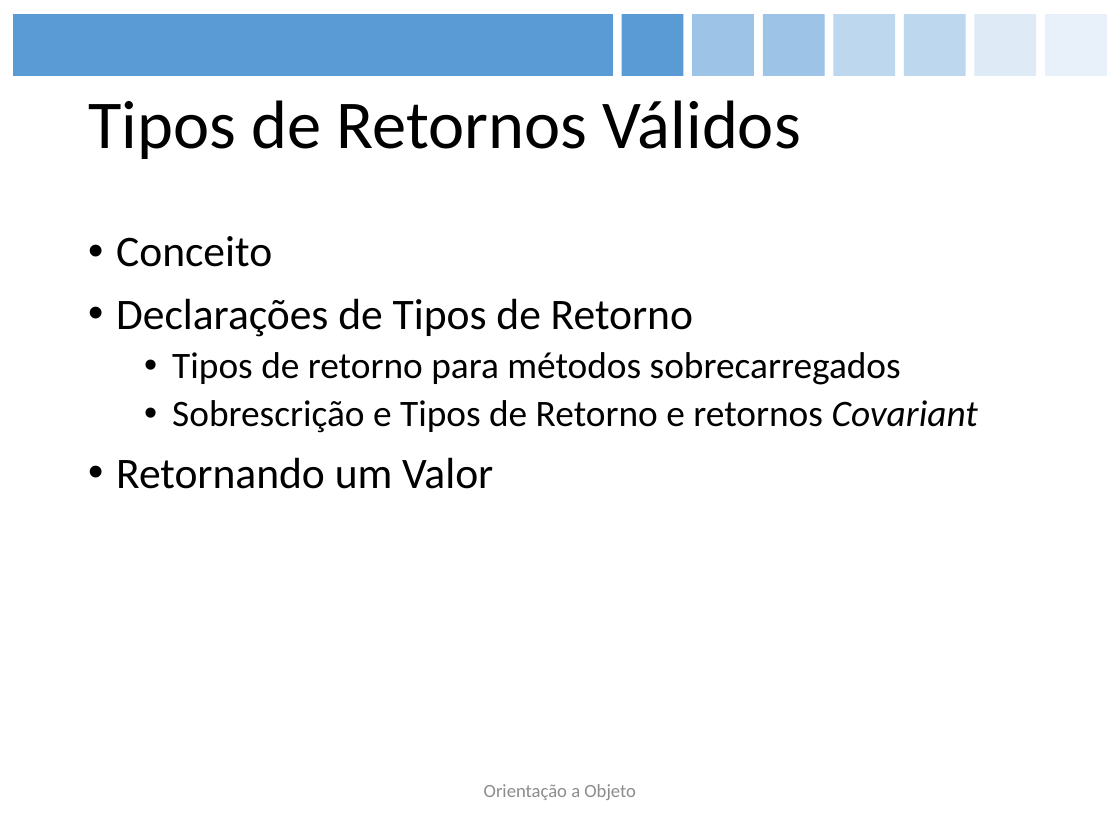
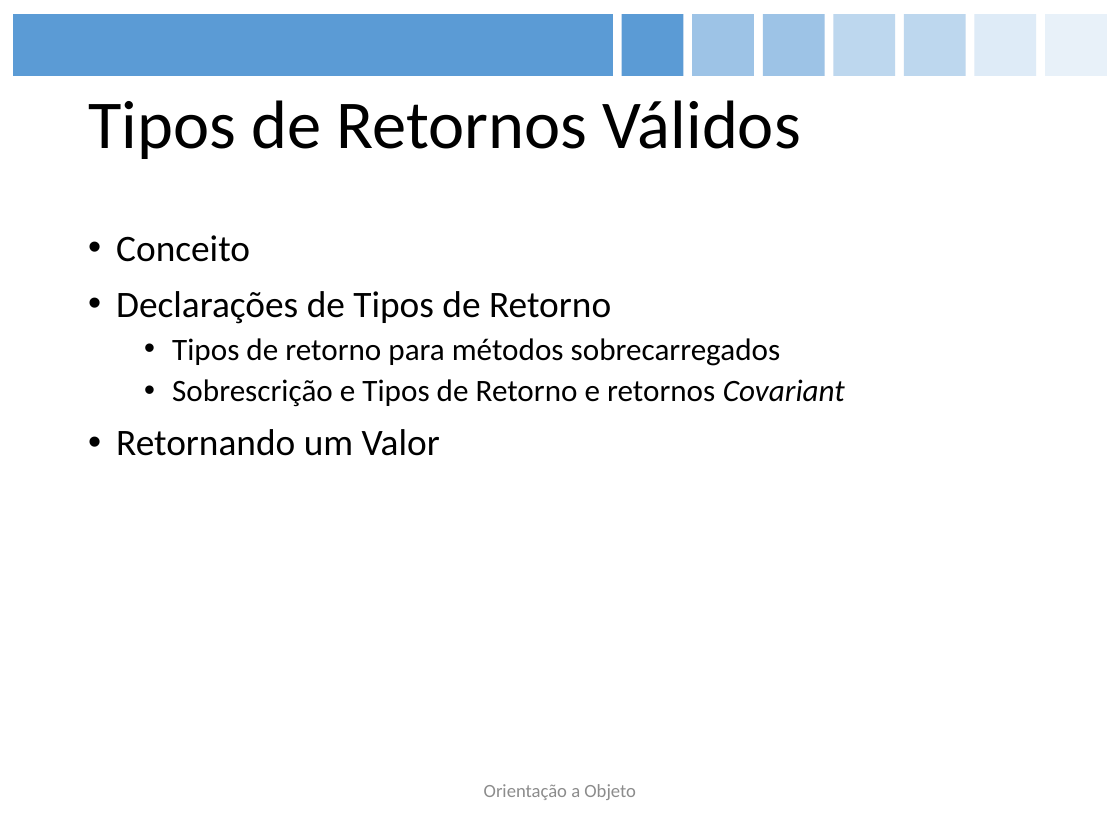
Before and after one commit to figueiredojrr/treinamentoJavaSeOcaAgosto, a slide deck: slide 28 of TreinamentoJavaSeOca/documentos/apresentação/OCA.pptx (slide 30 before the commit). Drawn at 1120x840 pixels with LibreOffice and Linux fonts; fonts in the diff are those of the drawing. Boxes give left, top, right and bottom in pixels: in the first picture for what was removed or moved away, otherwise in the second. Text is boxed around its words. In the diff, an @@ line names an element or a change of style, - is before the commit and + after.

```diff
--- a/TreinamentoJavaSeOca/documentos/apresentação/OCA.pptx
+++ b/TreinamentoJavaSeOca/documentos/apresentação/OCA.pptx
@@ text "Conceito" at bbox=[116, 235, 845, 456]: size 28 to 24 pt in "Conceito", "Declarações de Tipos de Retorno", "Retornando um Valor"; size 24 to 20 pt in "Tipos de retorno para métodos sobrecarregados", "Sobrescrição e Tipos de Retorno e retornos ..." @@
```
Also in this commit, not shown: 14 other slides changed, 1 slide added, 3 slides removed.
